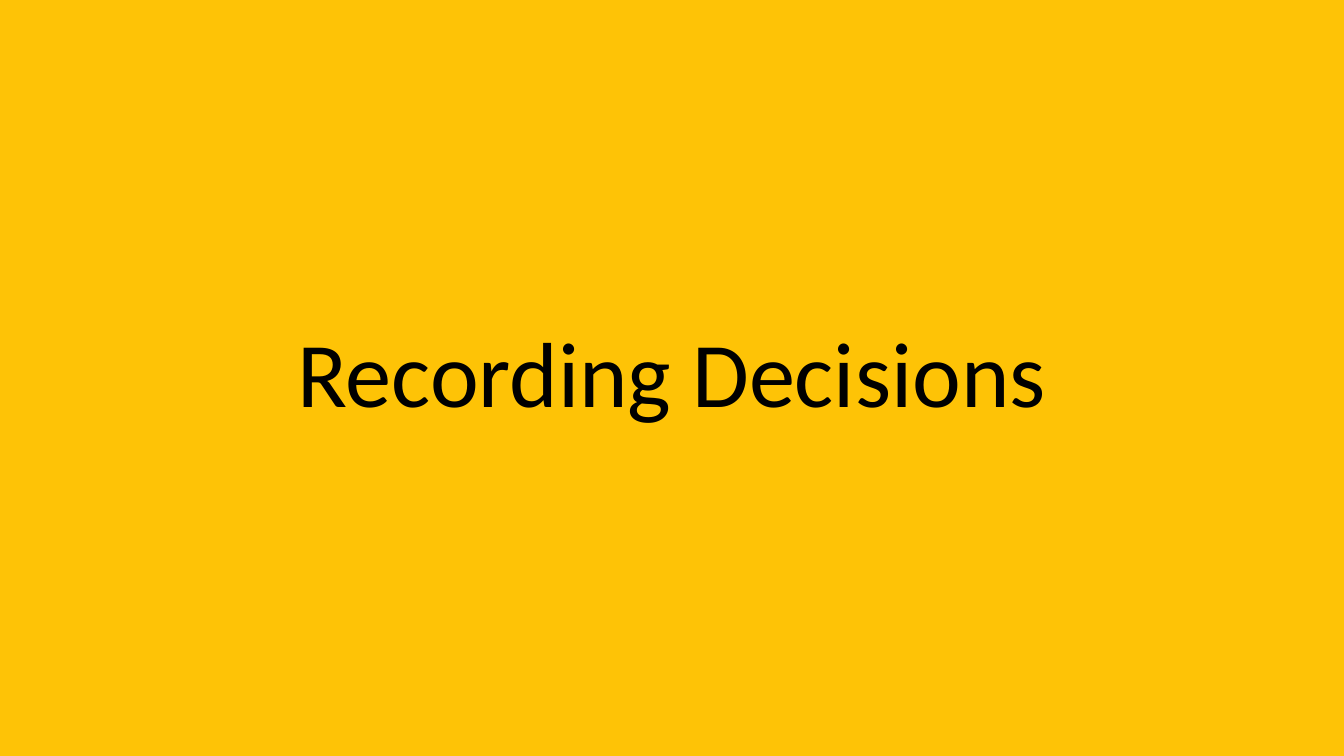
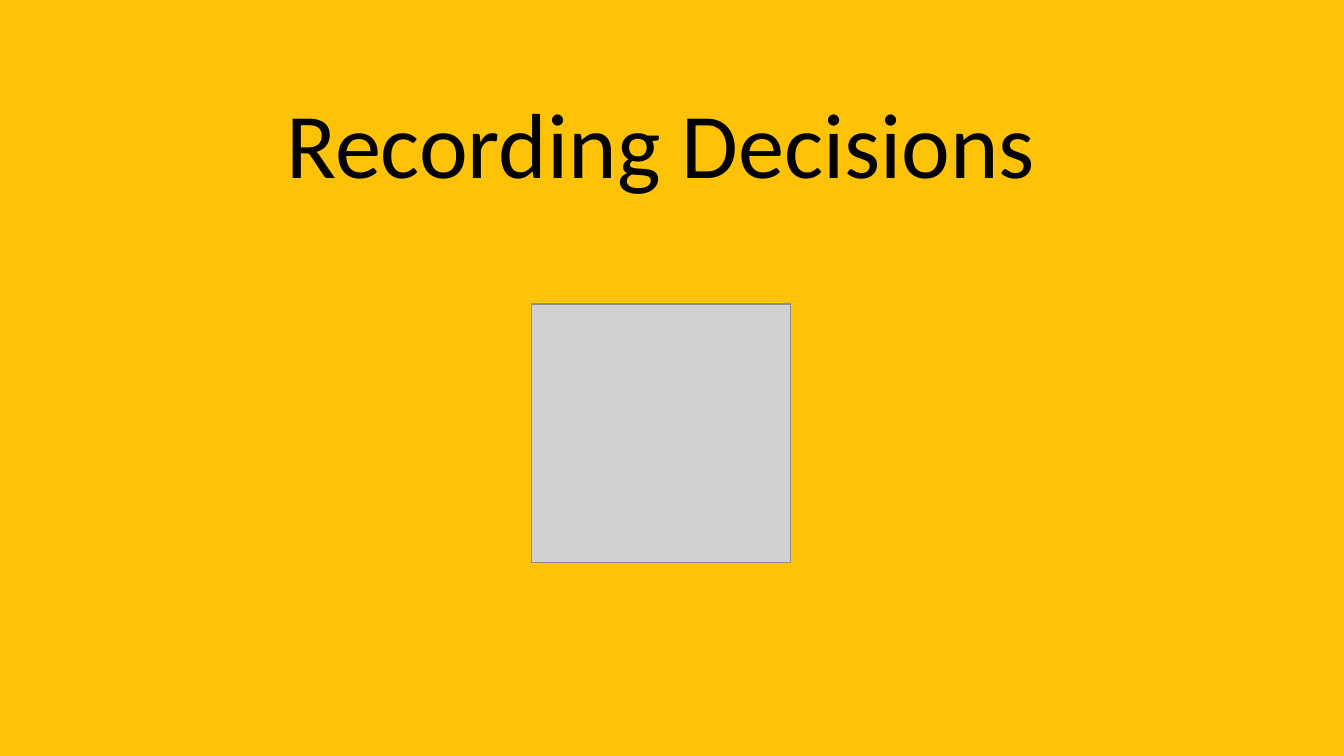
Before and after one commit to davidaayers/comm-and-doc-arch-decisions, a slide deck: slide 11 of comm-and-doc-arch-decisions.pptx. Drawn at 1344x756 pixels with LibreOffice and Linux fonts; fonts in the diff are those of the drawing; grey boxes stand for pictures. Boxes give left, top, right and bottom in pixels: in the first picture for what was removed or moved away, otherwise in the second. Text is boxed around its words. In the diff, an @@ line names an element or a change of style, - is before the commit and + after.

```diff
--- a/comm-and-doc-arch-decisions.pptx
+++ b/comm-and-doc-arch-decisions.pptx
@@ title "Recording Decisions": place and size @@
-title "Recording Decisions" at (297, 343, 1045, 423)
+title "Recording Decisions" at (287, 114, 1034, 194)
@@ picture added at (532, 304, 790, 563) @@
```
Also in this commit, not shown: 14 other slides changed, 1 slide removed.
